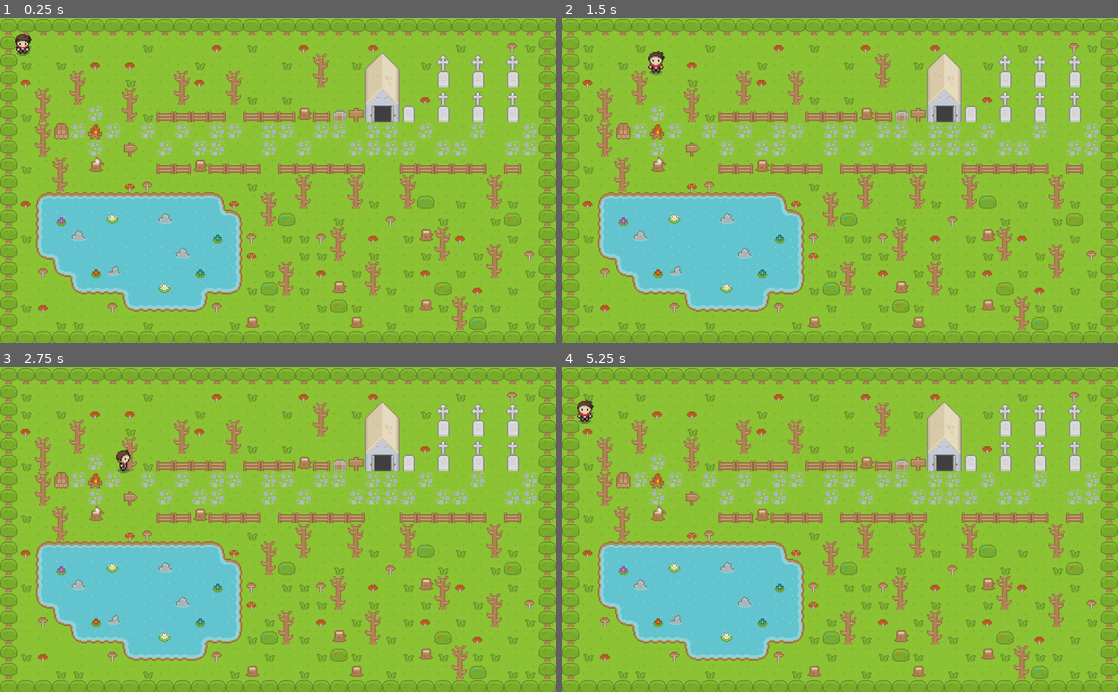
Above: before the commit, frames 1-4 (two rows, left to right).
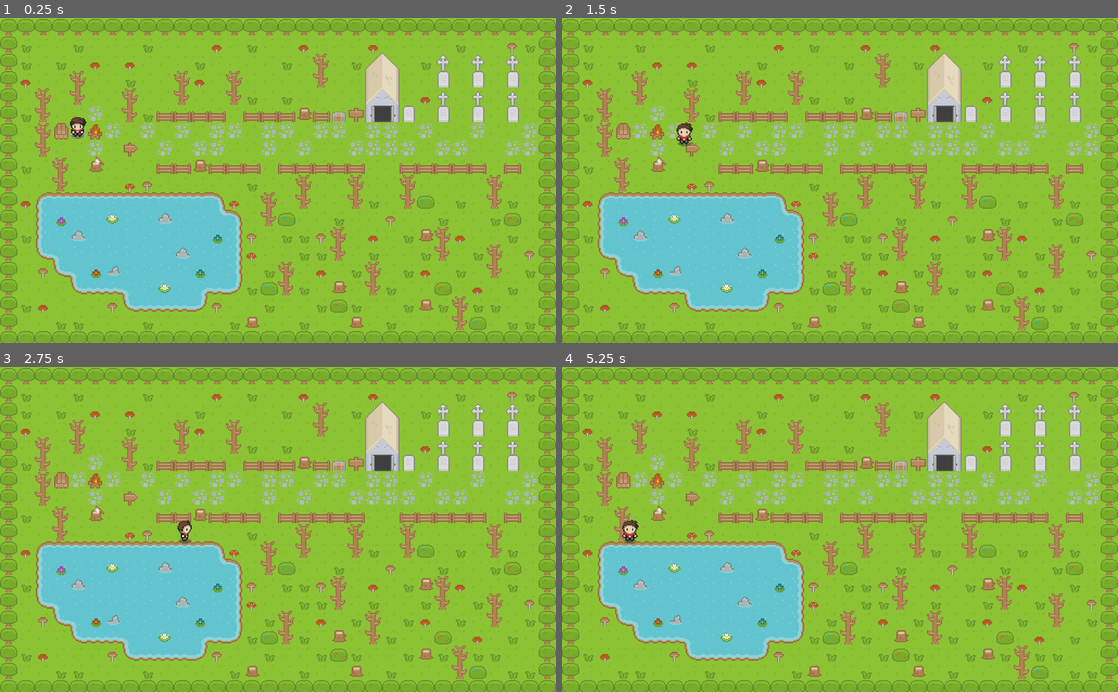
Above: after the commit, the same moments.

Repository: FastShowDev/Treinamento2022_01_Cabeca
Game: Godot game, scene res://Scenes/SpawnScene.tscn
The game is run twice, just before and just after one commit, with the same random seed, the same clock (stepped at 60 frames per second) and the same inputs.
Inputs:
- Up to frame 1 (0.25 s): no input
- Up to frame 2 (1.5 s): tap Enter at 0.5 s; hold D (move_right) 0.53-1.28 s; hold Space (interact_item, bound only after the commit) 0.53-1.28 s; hold S (move_down) from 1.28 s (still down); tap Space (interact_item, bound only after the commit) at 1.35 s
- Up to frame 3 (2.75 s): release S (move_down) at 2.03 s; hold D (move_right) from 2.03 s (still down); hold Space (interact_item, bound only after the commit) from 2.03 s (still down)
- Up to frame 4 (5.25 s): release D (move_right) at 2.78 s; release Space (interact_item, bound only after the commit) at 2.78 s; hold W (move_up) 2.78-3.53 s; tap Space (interact_item, bound only after the commit) at 2.85, 4.35 s; hold Space (interact_item, bound only after the commit) 3.53-4.28 s; hold A (move_left) 3.53-5.03 s; hold S (move_down) from 5.03 s (still down); hold Space (interact_item, bound only after the commit) from 5.03 s (still down)

The runs differ from the first frame. In frame 1, 0.4% of the frame differs, in the area x 2-63%, y 4-38%; in frame 2, 0.4%, in the area x 15-63%, y 10-40%; in frame 3, 0.3%; in frame 4, 0.4%.

Commit message:
Renomeia o TileMap do spawn

Diff:
--- a/Scenes/SpawnScene.tscn
+++ b/Scenes/SpawnScene.tscn
@@ -1,6 +1,6 @@
 [gd_scene load_steps=6 format=2]
 
-[ext_resource path="res://Tiles/TileMap.tscn" type="PackedScene" id=1]
+[ext_resource path="res://Tiles/SpawnTileMap.tscn" type="PackedScene" id=1]
 [ext_resource path="res://Assets/roguelike-pack/Spritesheet/roguelikeSheet_transparent.png" type="Texture" id=2]
 [ext_resource path="res://Objects/Chest.tscn" type="PackedScene" id=3]
 [ext_resource path="res://Objects/Player.tscn" type="PackedScene" id=4]
@@ -398,9 +398,9 @@
 [node name="SpawnTileMap" parent="." instance=ExtResource( 1 )]
 tile_set = SubResource( 1 )
 
-[node name="Chest" parent="." instance=ExtResource( 3 )]
-position = Vector2( 626, 179 )
-scale = Vector2( 1.5, 1.5 )
+[node name="Chest" parent="SpawnTileMap" instance=ExtResource( 3 )]
+position = Vector2( 312, 90 )
+scale = Vector2( 0.75, 0.75 )
 
 [node name="Player" parent="." instance=ExtResource( 4 )]
-position = Vector2( 40, 40 )
+position = Vector2( 143, 199 )
--- a/project.godot
+++ b/project.godot
@@ -64,6 +64,11 @@
 "events": [ Object(InputEventKey,"resource_local_to_scene":false,"resource_name":"","device":0,"alt":false,"shift":false,"control":false,"meta":false,"command":false,"pressed":false,"scancode":0,"physical_scancode":68,"unicode":0,"echo":false,"script":null)
  ]
 }
+interact_item={
+"deadzone": 0.5,
+"events": [ Object(InputEventKey,"resource_local_to_scene":false,"resource_name":"","device":0,"alt":false,"shift":false,"control":false,"meta":false,"command":false,"pressed":false,"scancode":0,"physical_scancode":32,"unicode":0,"echo":false,"script":null)
+ ]
+}
 
 [mono]
 
Not shown, removed: .mono/metadata/ide_messaging_meta.txt
Renamed: Tiles/TileMap.tscn -> Tiles/SpawnTileMap.tscn
